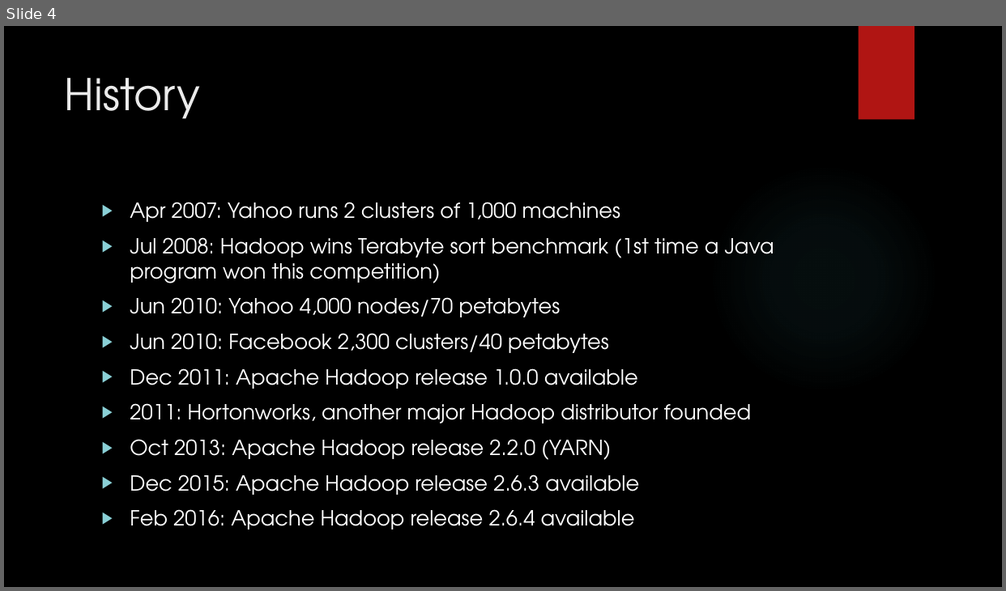
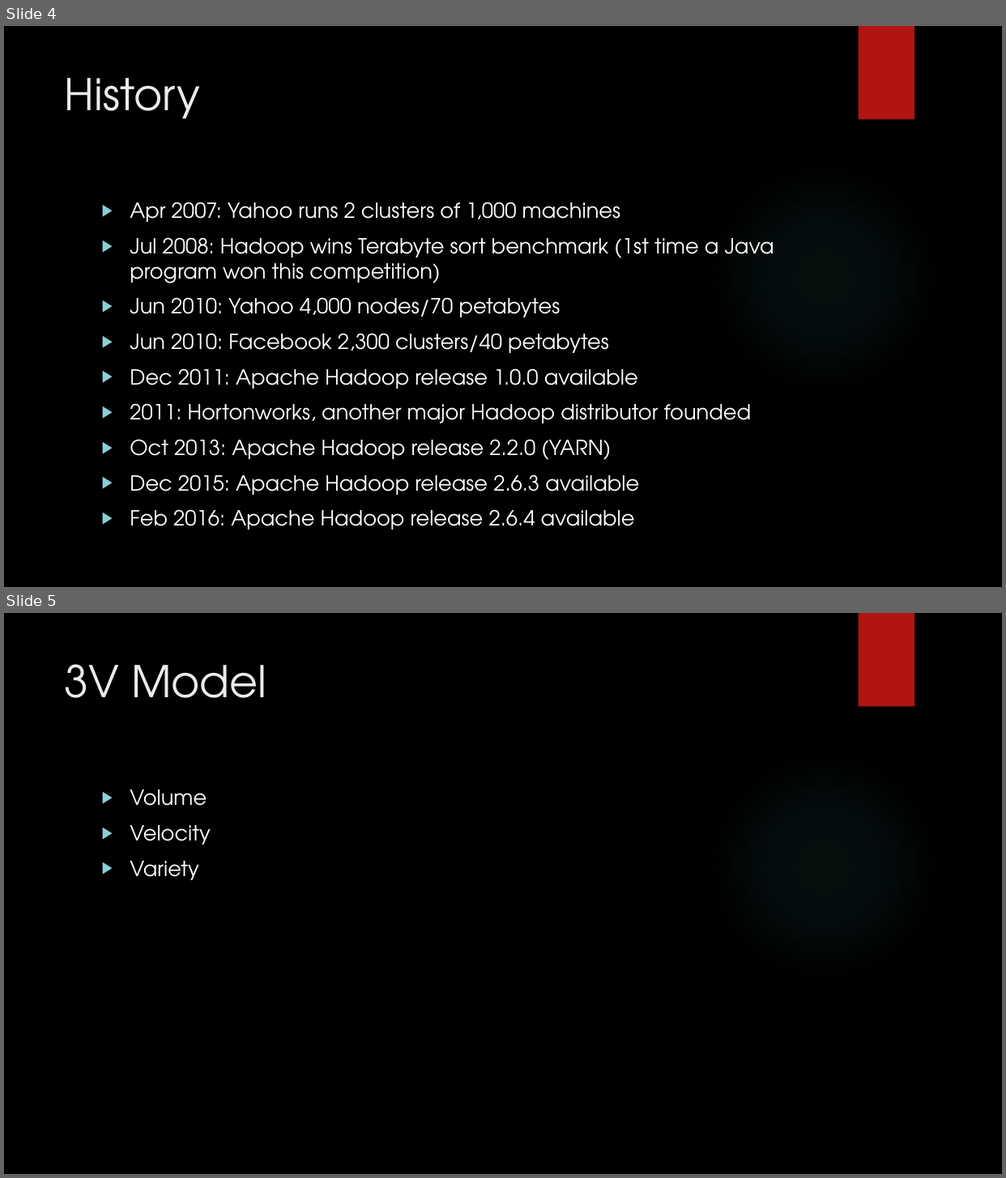
Before and after one commit to karthick1808/DW001, a slide deck: Bigdata.pptx. Shown one above the other, each under a label of ours: slide 4 before the commit, slides 4 and 5 after it. The pictures are 1006x591 and 1006x1178 pixels, drawn with LibreOffice and Linux fonts; fonts in the diff are those of the drawing; background and template pictures are left out. Boxes give left, top, right and bottom in pixels: in the first picture for what was removed or moved away, otherwise in the second. Text is boxed around its words. In the diff, an @@ line names an element or a change of style, - is before the commit and + after.

```diff
--- a/Bigdata.pptx
+++ b/Bigdata.pptx
@@ slide 5 added at [4,613,1002,1174], background picture (left out); not listed: 2 template elements that a slide beside it also shows @@
@@ title added at [65,664,267,698], 42 pt, text #EBEBEB @@
+3V Model
@@ text added at [130,790,210,880], 20 pt, text #FFFFFF @@
+▶ Volume
+▶ Velocity
+▶ Variety
```
Also in this commit, not shown: 3 other slides added.
